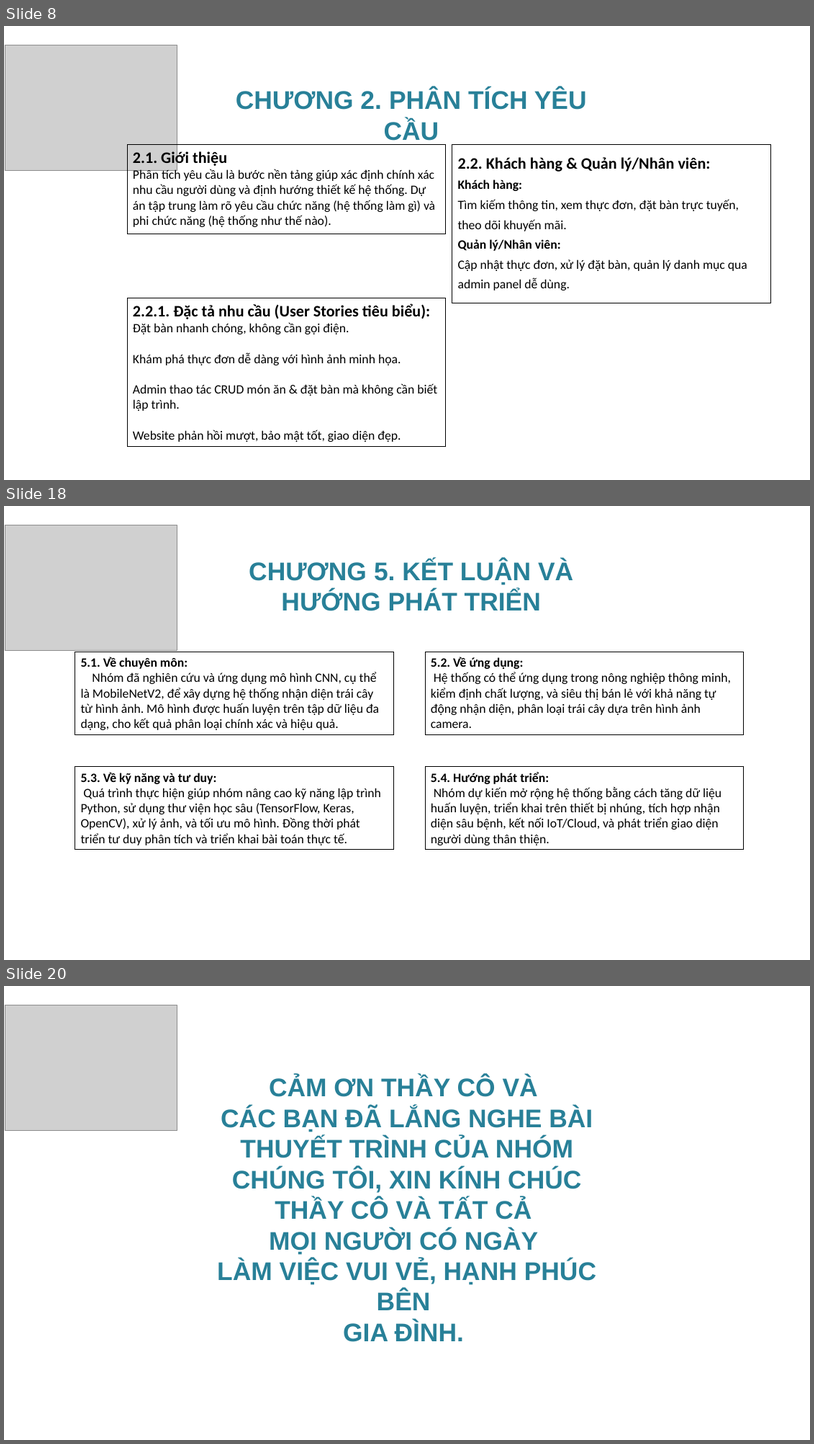
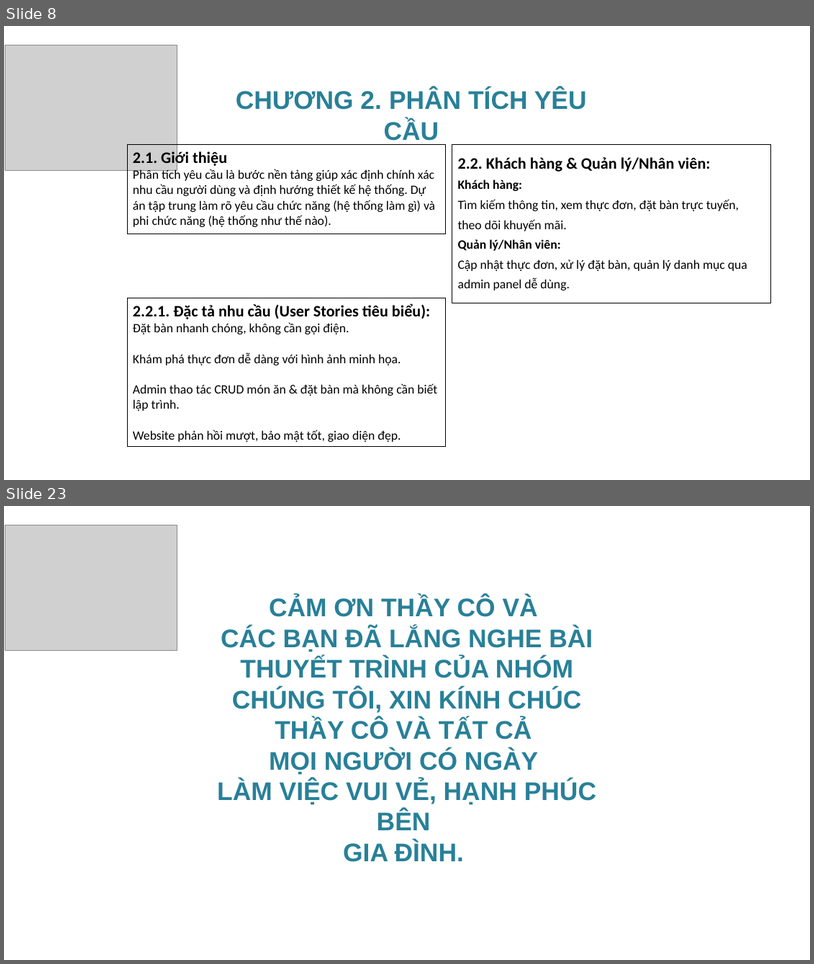
Before and after one commit to KyThuatTVU/DuAn-WebSiteNhaHang, a slide deck: BaoCaoKTM_NhomTripleCode/SlideBaoCaoKetThucMon_Nhom01.pptx. Shown one above the other, each under a label of ours: slides 8, 18 and 20 before the commit, slides 8 and 23 after it; the slides between them are not shown. The pictures are 814x1444 and 814x964 pixels, drawn with LibreOffice and Linux fonts; fonts in the diff are those of the drawing; grey boxes stand for pictures; background and template pictures are left out. Boxes give left, top, right and bottom in pixels: in the first picture for what was removed or moved away, otherwise in the second. Text is boxed around its words. In the diff, an @@ line names an element or a change of style, - is before the commit and + after.

```diff
--- a/BaoCaoKTM_NhomTripleCode/SlideBaoCaoKetThucMon_Nhom01.pptx
+++ b/BaoCaoKTM_NhomTripleCode/SlideBaoCaoKetThucMon_Nhom01.pptx
@@ slide 18 removed at (4, 506, 810, 960), background picture (left out) @@
@@ picture removed at (5, 525, 177, 650) @@
@@ text removed at (249, 560, 574, 611) @@
-CHƯƠNG 5. KẾT LUẬN VÀ
-HƯỚNG PHÁT TRIỂN
@@ rectangle removed at (75, 651, 394, 735) @@
-5.1. Về chuyên môn:
-Nhóm đã nghiên cứu và ứng dụng mô hình CNN, cụ thể là MobileNetV2, để xây dựng hệ thống nhận diện trái cây từ hình ảnh. Mô hình được huấn luyện trên tập dữ liệu đa dạng, cho kết quả phân loại chính xác và hiệu quả.
@@ rectangle removed at (425, 651, 744, 735) @@
-5.2. Về ứng dụng:
-Hệ thống có thể ứng dụng trong nông nghiệp thông minh, kiểm định chất lượng, và siêu thị bán lẻ với khả năng tự động nhận diện, phân loại trái cây dựa trên hình ảnh camera.
@@ rectangle removed at (75, 767, 394, 849) @@
-5.3. Về kỹ năng và tư duy:
-Quá trình thực hiện giúp nhóm nâng cao kỹ năng lập trình Python, sử dụng thư viện học sâu (TensorFlow, Keras, OpenCV), xử lý ảnh, và tối ưu mô hình. Đồng thời phát triển tư duy phân tích và triển khai bài toán thực tế.
@@ rectangle removed at (425, 767, 744, 849) @@
-5.4. Hướng phát triển:
-Nhóm dự kiến mở rộng hệ thống bằng cách tăng dữ liệu huấn luyện, triển khai trên thiết bị nhúng, tích hợp nhận diện sâu bệnh, kết nối IoT/Cloud, và phát triển giao diện người dùng thân thiện.
@@ what was slide 20 is now slide 23 @@
```
Also in this commit, not shown: 3 slides changed, 11 slides added, 7 other slides removed, 33 other files.
